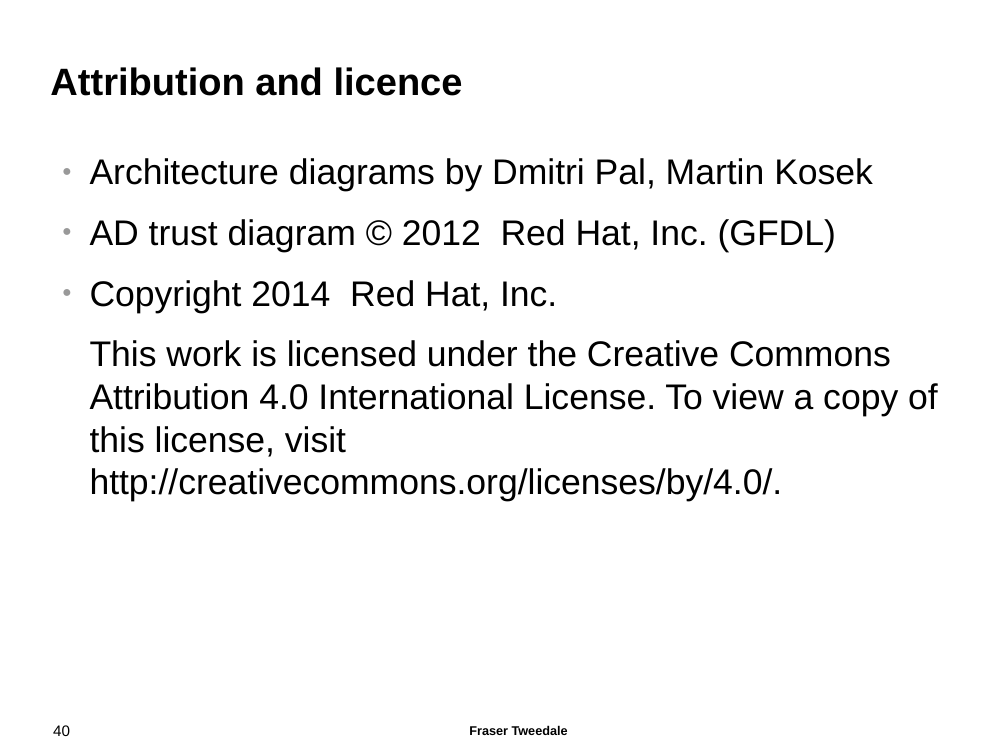
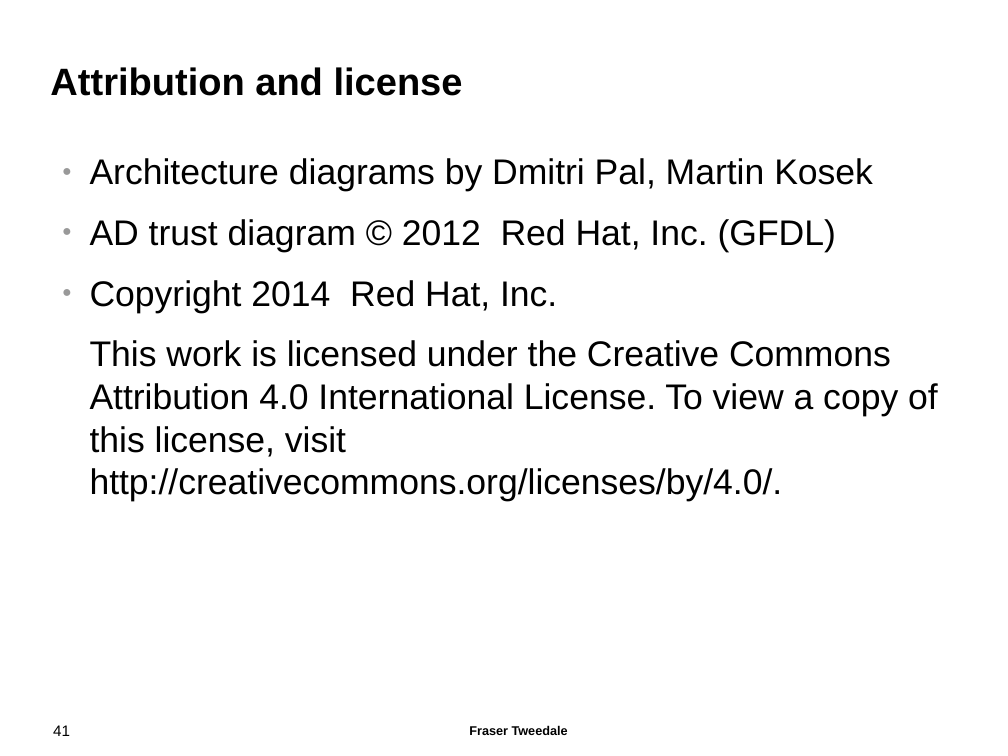
Before and after one commit to frasertweedale/talks, a slide deck: slide 41 of 20141106-osdc-freeipa/osdc2014-freeipa.odp (slide 40 before the commit). Drawn at 1008x756 pixels with LibreOffice and Linux fonts; fonts in the diff are those of the drawing; background and template pictures are left out. Boxes give left, top, right and bottom in pixels: in the first picture for what was removed or moved away, otherwise in the second. Text is boxed around its words. In the diff, an @@ line names an element or a change of style, - is before the commit and + after.

```diff
--- a/20141106-osdc-freeipa/osdc2014-freeipa.odp
+++ b/20141106-osdc-freeipa/osdc2014-freeipa.odp
@@ title at [50,67,463,96]: text changed @@
-Attribution and licence
+Attribution and license
@@ page number at [53,725,70,736]: text changed @@
-40
+41
```
Also in this commit, not shown: 13 other slides changed, 1 slide added.
